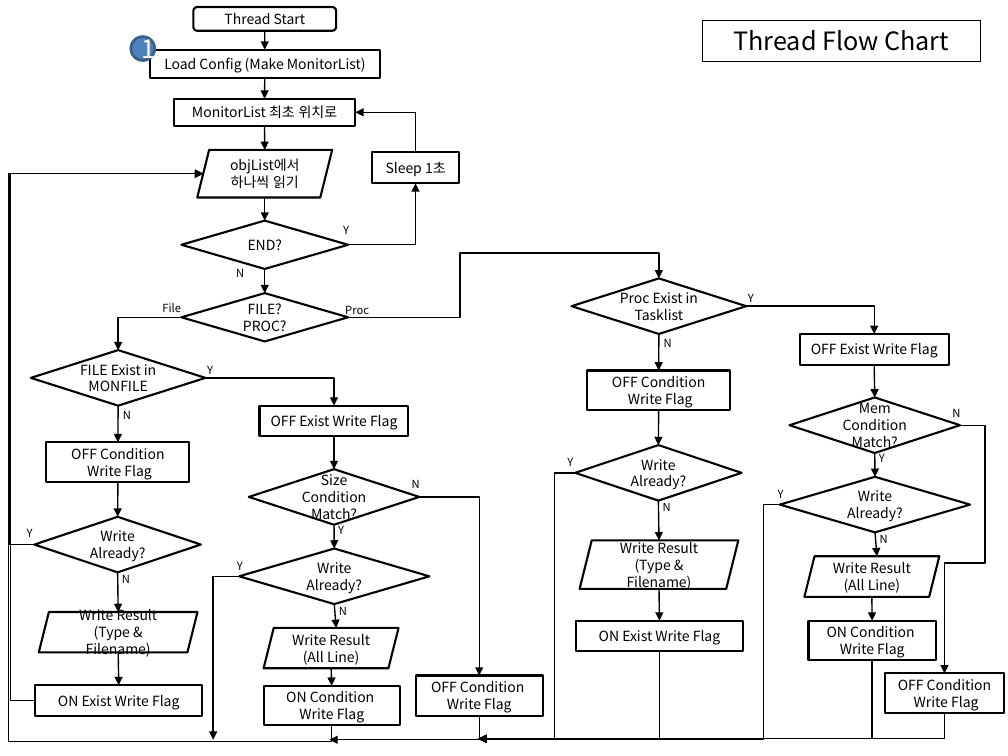
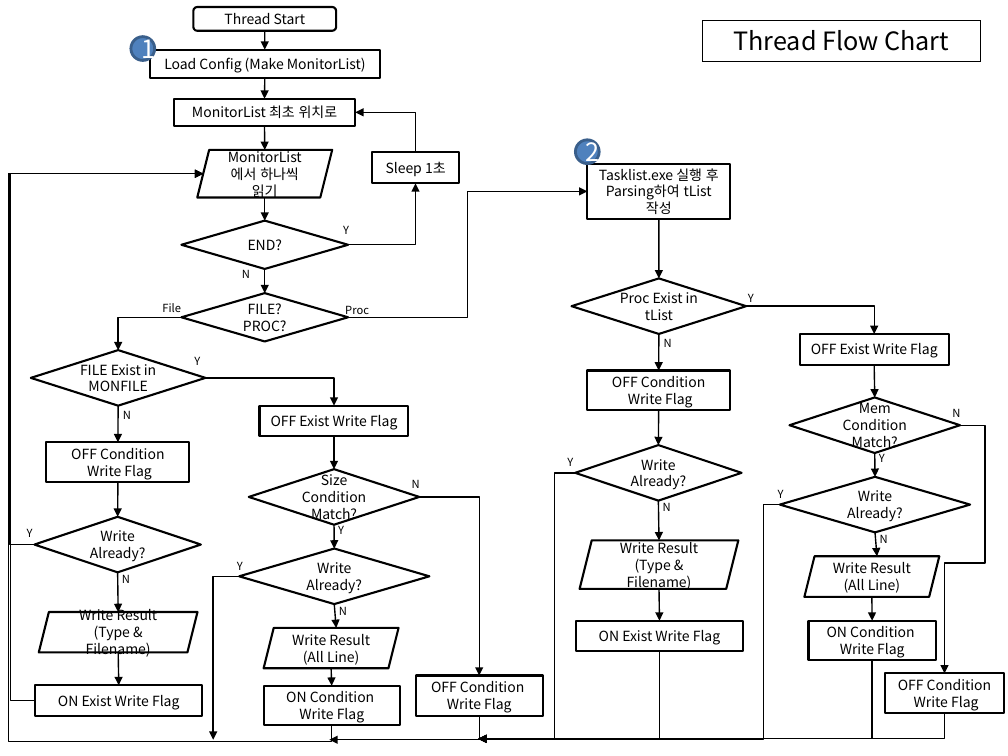
Before and after one commit to ambidext/CS_ConsoleGit, a slide deck: slide 4 of Monitoring/Flowchart.pptx (slide 3 before the commit). Drawn at 1008x756 pixels with LibreOffice and Linux fonts; fonts in the diff are those of the drawing. Boxes give left, top, right and bottom in pixels: in the first picture for what was removed or moved away, otherwise in the second. Text is boxed around its words. In the diff, an @@ line names an element or a change of style, - is before the commit and + after.

```diff
--- a/Monitoring/Flowchart.pptx
+++ b/Monitoring/Flowchart.pptx
@@ ellipse added at [576, 140, 600, 164], fill #4F81BD, outline #3A5F8C 2 pt, 18 pt, text #FFFFFF @@
+2
@@ text in parallelogram at [252, 167, 299, 200]: text changed @@
-objList에서 하나씩 읽기
+MonitorList에서 하나씩 읽기
@@ rectangle added at [588, 163, 731, 219], outline #000000 1.5 pt, 10 pt, text #000000 @@
+Tasklist.exe 실행 후
+Parsing하여 tList작성
@@ elbow arrow moved from (348, 318) - (659, 278) to (348, 318) - (588, 192) @@
@@ arrow added from (659, 220) to (659, 278), #000000 1 pt @@
@@ text "N": place and size @@
-text "N" at [236, 268, 244, 277]
+text "N" at [242, 269, 250, 278]
@@ text in diamond at [620, 289, 698, 320]: text changed @@
-Proc Exist in Tasklist
+Proc Exist in tList
@@ text "Y": place and size @@
-text "Y" at [207, 365, 213, 374]
+text "Y" at [194, 356, 200, 365]
```
Also in this commit, not shown: 3 other slides changed, 4 slides added, 4 other files.
